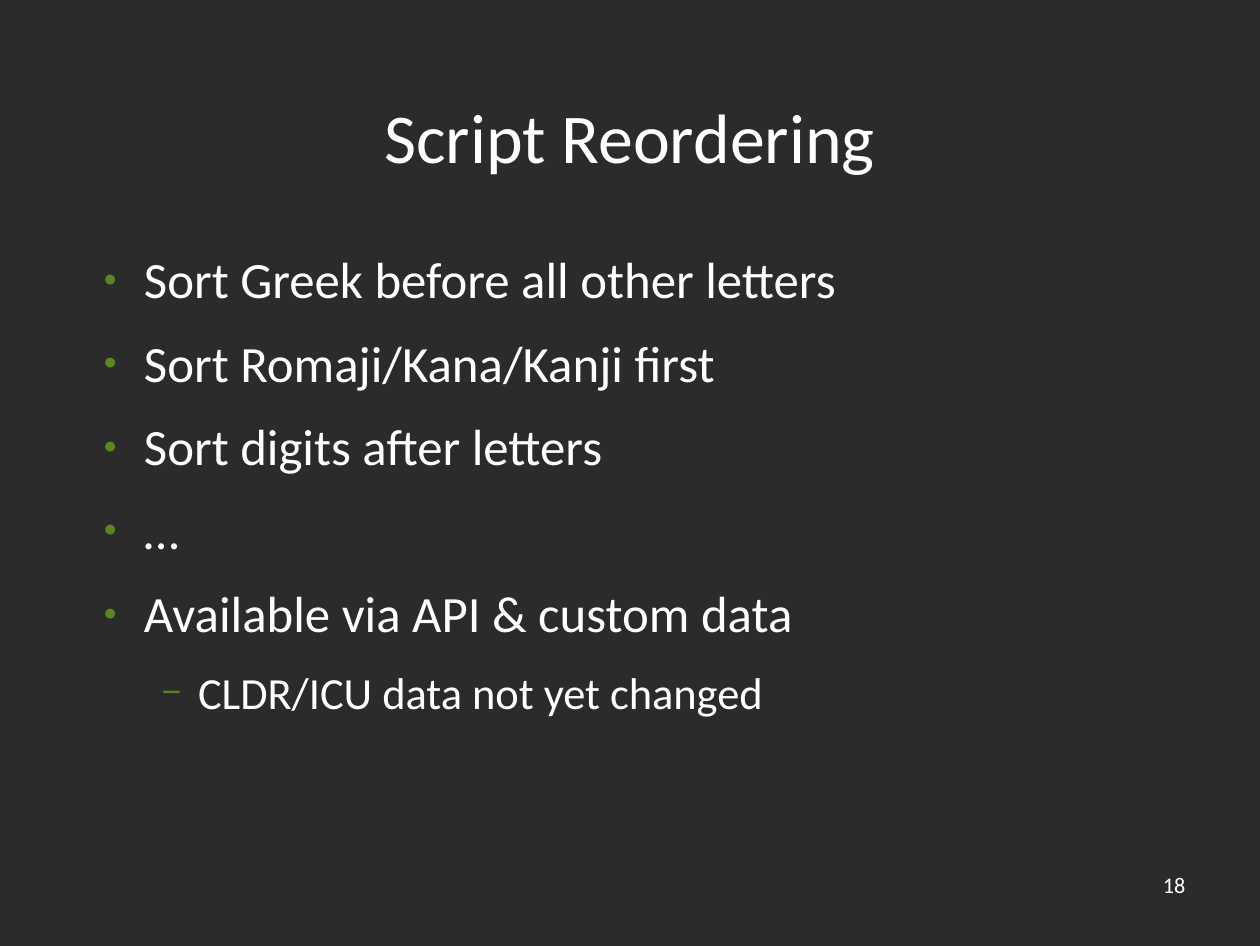
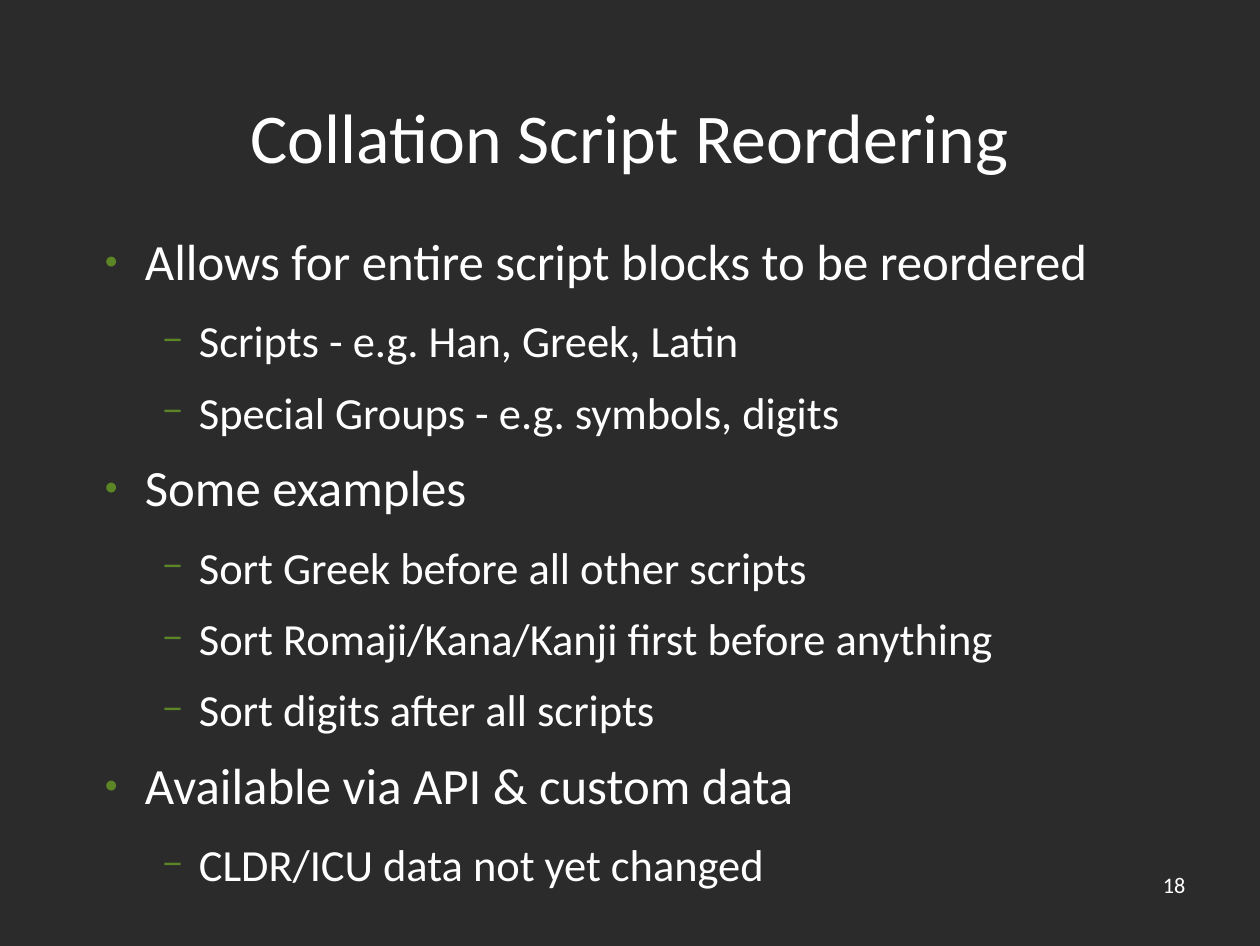
Before and after one commit to unicode-org/icu-docs, a slide deck: slide 18 of docs/pres/icu_overview.odp. Drawn at 1260x946 pixels with LibreOffice and Linux fonts; fonts in the diff are those of the drawing; background and template pictures are left out; a plain dark background stands for a picture behind light text. Boxes give left, top, right and bottom in pixels: in the first picture for what was removed or moved away, otherwise in the second. Text is boxed around its words. In the diff, an @@ line names an element or a change of style, - is before the commit and + after.

Commit message:
ticket:8747 update the collation reordering
X-SVN-Rev: 30575

```diff
--- a/docs/pres/icu_overview.odp
+++ b/docs/pres/icu_overview.odp
@@ title at (x1=251, y1=114, x2=1008, y2=175): text changed @@
-Script Reordering
+Collation Script Reordering
@@ text "Allows for entire script blocks ..." moved from (x1=144, y1=262, x2=835, y2=717) to (x1=145, y1=244, x2=1087, y2=889) @@
@@ text at (x1=145, y1=244, x2=1087, y2=734): text changed; size 32 to 28 pt @@
-● Sort Greek before all other letters
-● Sort Romaji/Kana/Kanji first
-● Sort digits after letters
-● …
+● Allows for entire script blocks to be reordered
+  − Scripts - e.g. Han, Greek, Latin
+  − Special Groups - e.g. symbols, digits
+● Some examples
+  − Sort Greek before all other scripts
+  − Sort Romaji/Kana/Kanji first before anything
+  − Sort digits after all scripts
```
Also in this commit, not shown: 8 other slides changed.
